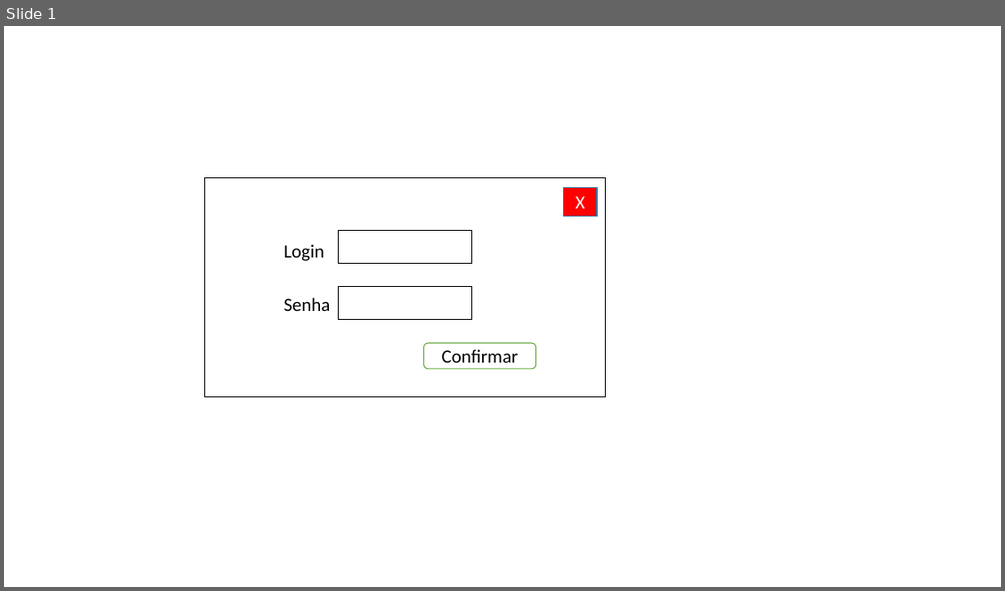
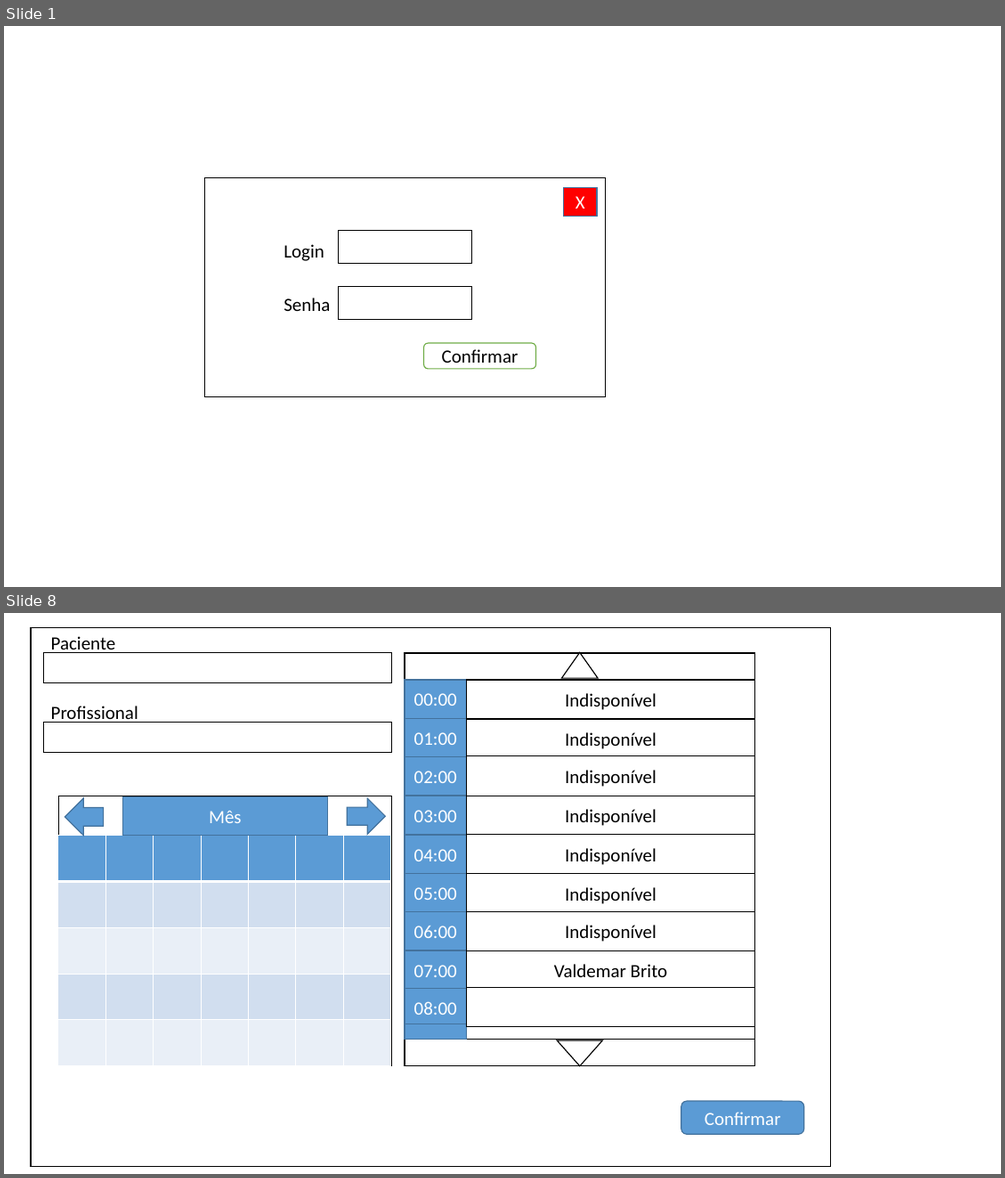
Before and after one commit to PedroHda/projetos1, a slide deck: telas.pptx. Shown one above the other, each under a label of ours: slide 1 before the commit, slides 1 and 8 after it; the slides between them are not shown. The pictures are 1005x591 and 1005x1178 pixels, drawn with LibreOffice and Linux fonts; fonts in the diff are those of the drawing. Boxes give left, top, right and bottom in pixels: in the first picture for what was removed or moved away, otherwise in the second. Text is boxed around its words. In the diff, an @@ line names an element or a change of style, - is before the commit and + after.

```diff
--- a/telas.pptx
+++ b/telas.pptx
@@ slide 8 added at box(4, 613, 1001, 1174), background #FFFFFF @@
@@ rectangle added at box(31, 628, 831, 1167), fill #FFFFFF, outline #000000 1 pt @@
@@ text added at box(51, 636, 116, 653), 18 pt, text #000000 @@
+Paciente
@@ rectangle added at box(44, 653, 392, 683), fill #FFFFFF, outline #000000 1 pt @@
@@ rectangle added at box(404, 680, 467, 718), fill #5B9BD5, outline #43739E 1 pt, 18 pt, text #FFFFFF @@
+00:00
@@ rectangle added at box(467, 680, 755, 718), fill #FFFFFF, outline #000000 1 pt, 18 pt, text #000000 @@
+Indisponível
@@ text added at box(51, 706, 138, 722), 18 pt, text #000000 @@
+Profissional
@@ rectangle added at box(404, 718, 467, 756), fill #5B9BD5, outline #43739E 1 pt, 18 pt, text #FFFFFF @@
+01:00
@@ rectangle added at box(467, 719, 755, 758), fill #FFFFFF, outline #000000 1 pt, 18 pt, text #000000 @@
+Indisponível
@@ rectangle added at box(44, 722, 392, 752), fill #FFFFFF, outline #000000 1 pt @@
@@ rectangle added at box(404, 756, 467, 795), fill #5B9BD5, outline #43739E 1 pt, 18 pt, text #FFFFFF @@
+02:00
@@ rectangle added at box(467, 755, 755, 795), fill #FFFFFF, outline #000000 1 pt, 18 pt, text #000000 @@
+Indisponível
@@ rectangle added at box(58, 795, 392, 1065), fill #FFFFFF, outline #000000 1 pt @@
@@ right arrow added at box(65, 798, 103, 835), fill #5B9BD5, outline #43739E 1 pt @@
@@ rectangle added at box(123, 797, 328, 835), fill #5B9BD5, outline #43739E 1 pt, 18 pt, text #FFFFFF @@
+Mês
@@ right arrow added at box(348, 798, 386, 835), fill #5B9BD5, outline #43739E 1 pt @@
@@ rectangle added at box(404, 795, 467, 834), fill #5B9BD5, outline #43739E 1 pt, 18 pt, text #FFFFFF @@
+03:00
@@ rectangle added at box(467, 796, 755, 835), fill #FFFFFF, outline #000000 1 pt, 18 pt, text #000000 @@
+Indisponível
@@ table added at box(58, 835, 394, 1065), 5 rows, 7 columns @@
+ |  |  |  |  |  | 
+ |  |  |  |  |  | 
+ |  |  |  |  |  | 
+ |  |  |  |  |  | 
+ |  |  |  |  |  | 
@@ rectangle added at box(404, 835, 467, 873), fill #5B9BD5, outline #43739E 1 pt, 18 pt, text #FFFFFF @@
+04:00
@@ rectangle added at box(467, 835, 755, 873), fill #FFFFFF, outline #000000 1 pt, 18 pt, text #000000 @@
+Indisponível
@@ rectangle added at box(404, 874, 467, 912), fill #5B9BD5, outline #43739E 1 pt, 18 pt, text #FFFFFF @@
+05:00
@@ rectangle added at box(467, 874, 755, 913), fill #FFFFFF, outline #000000 1 pt, 18 pt, text #000000 @@
+Indisponível
@@ rectangle added at box(404, 911, 467, 949), fill #5B9BD5, outline #43739E 1 pt, 18 pt, text #FFFFFF @@
+06:00
@@ rectangle added at box(467, 912, 755, 951), fill #FFFFFF, outline #000000 1 pt, 18 pt, text #000000 @@
+Indisponível
@@ rectangle added at box(404, 951, 467, 989), fill #5B9BD5, outline #43739E 1 pt, 18 pt, text #FFFFFF @@
+07:00
@@ rectangle added at box(467, 951, 755, 989), fill #FFFFFF, outline #000000 1 pt, 18 pt, text #000000 @@
+Valdemar Brito
@@ rectangle added at box(404, 988, 467, 1026), fill #5B9BD5, outline #43739E 1 pt, 18 pt, text #FFFFFF @@
+08:00
@@ rectangle added at box(467, 988, 755, 1027), fill #FFFFFF, outline #000000 1 pt @@
@@ rectangle added at box(404, 1024, 467, 1039), fill #5B9BD5, outline #43739E 1 pt @@
@@ group added at box(404, 653, 755, 1066): 3 rectangles, 2 triangles @@
@@ rounded rectangle added at box(681, 1101, 804, 1134), fill #5B9BD5, outline #43739E 1 pt, 18 pt, text #FFFFFF @@
+Confirmar
```
Also in this commit, not shown: 1 slide changed, 5 other slides added.
